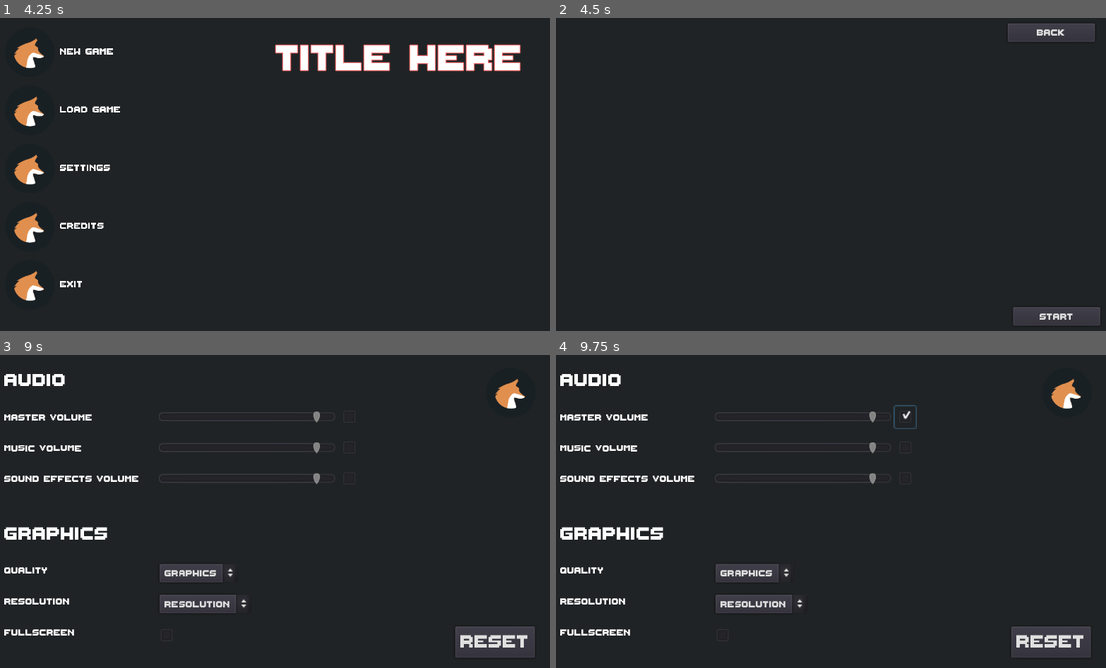
Above: before the commit, frames 1-4 (two rows, left to right).
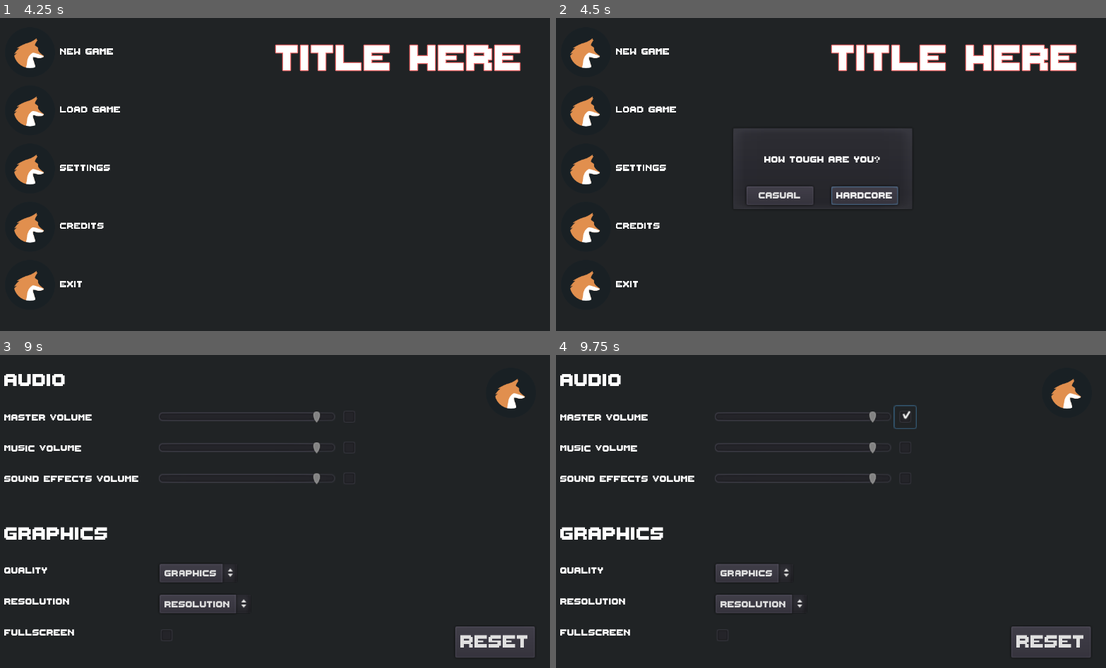
Above: after the commit, the same moments.

Repository: Jonahbui/foxtrot
Game: Godot game, scene res://Scenes/SplashScreen/splash_screen.tscn
The game is run twice, just before and just after one commit, with the same random seed, the same clock (stepped at 60 frames per second) and the same inputs.
Inputs (mouse positions are in pixels of both pictures, inside the frame that each line leads up to):
- Up to frame 1 (4.25 s): tap Enter at 0.5, 2, 3.5 s; hold Up (ui_up) 0.53-1.28 s; tap Space at 1.25, 2.75 s; hold Down (ui_down) 1.28-2.03 s; hold Up (ui_up) 2.03-3.53 s; hold Down (ui_down) from 3.53 s (still down); tap Escape (ui_cancel) at 4.15 s
- Up to frame 2 (4.5 s): release Down (ui_down) at 4.25 s; click "New Game" at 4.25 s
- Up to frame 3 (9 s): click (495, 370) at 5 s, where only the run before the commit has a clickable "Back"; click "New Game" at 5.75 s; click (308, 533) at 6.5 s, where only the run after the commit has a clickable "Hardcore"; click "Back" at 7.25 s; click "Load Game" at 8 s; click "Settings" at 8.75 s
- Up to frame 4 (9.75 s): click (908, 417) at 9.5 s

Frame 1 is identical in both runs. In frame 2, 8.4% of the frame differs, in the area x 2-99%, y 1-99%; in frame 3, less than 0.1%; in frame 4, less than 0.1%.

Commit message:
Added way to select difficulty in main menu. Added exit command to dev console

Diff:
--- a/foxtrot/Scenes/Gameplay/base.gd
+++ b/foxtrot/Scenes/Gameplay/base.gd
@@ -58,12 +58,17 @@
   var parse = cmd.split(" ")
 
   # Organize commands by the number of parameters
-  if(parse.size() == 0):
+  if parse.size() == 0:
     return
-  elif(parse.size() == 1):
-    if(parse[0] == "clear"):
+  elif parse.size() == 1:
+
+    if parse[0] == "clear":
       $UI/DevConsole/Log.text = ""
+    elif parse[0] == "exit":
+      get_tree().quit()
+
   elif(parse.size() == 2):
+
     if(parse[0] == "setlevel"):
       # Note: if leaving in for player, need to sanitize input just in case
       # they load up a scene they should not be allowed to...
--- a/foxtrot/Scenes/MainMenu/main_menu.gd
+++ b/foxtrot/Scenes/MainMenu/main_menu.gd
@@ -2,17 +2,18 @@
 
 # Called when the node enters the scene tree for the first time.
 func _ready():
+  # If the main menu is ever loaded, the game is not being played anymore
+  Globals.isGamePlaying = false
   $Credits/UI.hide()
   $SettingsMenu/UI.hide()
 
 func _on_NewGameButton_pressed():
-  Globals.isGamePlaying = true
-  Globals.isNewGame = true
-  get_tree().change_scene("res://Scenes/CharacterCreation/CharacterCreation.tscn")
-
+  $MainMenu/UI/ModePopup.popup()
 func _on_LoadGameButton_pressed():
   pass # Replace with function body.
 
+# Used to open up the settings. Note: the Settings.tscn is expected to be imported
+# into the main menu scene.
 func _on_SettingsButton_pressed():
   $MainMenu/UI.hide()
   $SettingsMenu/UI.show()
@@ -37,3 +38,16 @@
   $MainMenu/UI.show()
   $SettingsMenu/UI.hide()
   $Credits/UI.hide()
+
+func _on_HardcoreButton_pressed():
+  Globals.isHardcoreMode = true
+  StartNewGame()
+
+func _on_CasualButton_pressed():
+  Globals.isHardcoreMode = false
+  StartNewGame()
+
+func StartNewGame():
+  Globals.isGamePlaying = true
+  Globals.isNewGame = true
+  get_tree().change_scene("res://Scenes/CharacterCreation/CharacterCreation.tscn")
--- a/foxtrot/Scenes/MainMenu/main_menu.tscn
+++ b/foxtrot/Scenes/MainMenu/main_menu.tscn
@@ -6,6 +6,7 @@
 [ext_resource path="res://Scenes/Credits/Credits.tscn" type="PackedScene" id=4]
 [ext_resource path="res://Fonts/ThaleahFat_TTF.ttf" type="DynamicFontData" id=5]
 [ext_resource path="res://Scenes/SettingsMenu/settings_menu.tscn" type="PackedScene" id=6]
+[ext_resource path="res://Fonts/thaelahfat_pure_16x.tres" type="DynamicFont" id=7]
 
 [sub_resource type="DynamicFont" id=1]
 size = 64
@@ -197,6 +198,64 @@
 "_edit_use_anchors_": false
 }
 
+[node name="ModePopup" type="PopupMenu" parent="MainMenu/UI"]
+anchor_left = 0.5
+anchor_top = 0.5
+anchor_right = 0.5
+anchor_bottom = 0.5
+margin_left = -107.24
+margin_top = -54.1422
+margin_right = 101.76
+margin_bottom = 43.8578
+hide_on_state_item_selection = true
+__meta__ = {
+"_edit_use_anchors_": false
+}
+
+[node name="ModeText" type="Label" parent="MainMenu/UI/ModePopup"]
+anchor_right = 1.0
+anchor_bottom = 1.0
+margin_left = 20.0
+margin_top = 20.0
+margin_right = -20.0
+margin_bottom = -40.0
+custom_fonts/font = ExtResource( 7 )
+text = "How tough are you?"
+align = 1
+valign = 1
+__meta__ = {
+"_edit_use_anchors_": false
+}
+
+[node name="HBoxContainer" type="HBoxContainer" parent="MainMenu/UI/ModePopup"]
+anchor_left = 0.05
+anchor_top = 0.7
+anchor_right = 0.95
+anchor_bottom = 0.9
+custom_constants/separation = -172
+alignment = 1
+__meta__ = {
+"_edit_use_anchors_": false
+}
+
+[node name="HardcoreButton" type="Button" parent="MainMenu/UI/ModePopup/HBoxContainer"]
+margin_left = 104.0
+margin_right = 180.0
+margin_bottom = 21.0
+custom_fonts/font = ExtResource( 7 )
+text = "Hardcore"
+
+[node name="CasualButton" type="Button" parent="MainMenu/UI/ModePopup/HBoxContainer"]
+margin_left = 8.0
+margin_right = 84.0
+margin_bottom = 21.0
+rect_min_size = Vector2( 76, 0 )
+custom_fonts/font = ExtResource( 7 )
+text = "Casual"
+__meta__ = {
+"_edit_use_anchors_": false
+}
+
 [node name="Credits" parent="." instance=ExtResource( 4 )]
 
 [node name="UI" parent="Credits" index="0"]
@@ -215,6 +274,8 @@
 [connection signal="pressed" from="MainMenu/UI/ButtonsVbox/SettingsButton" to="." method="_on_SettingsButton_pressed"]
 [connection signal="pressed" from="MainMenu/UI/ButtonsVbox/CreditsButton" to="." method="_on_CreditsButton_pressed"]
 [connection signal="pressed" from="MainMenu/UI/ButtonsVbox/ExitButton" to="." method="_on_ExitButton_pressed"]
+[connection signal="pressed" from="MainMenu/UI/ModePopup/HBoxContainer/HardcoreButton" to="." method="_on_HardcoreButton_pressed"]
+[connection signal="pressed" from="MainMenu/UI/ModePopup/HBoxContainer/CasualButton" to="." method="_on_CasualButton_pressed"]
 [connection signal="pressed" from="Credits/UI/BackButton" to="." method="_on_CreditsBackButton_pressed"]
 [connection signal="pressed" from="SettingsMenu/UI/BackButton" to="." method="_on_SettingsBackButton_pressed"]
 
--- a/foxtrot/Scenes/PauseMenu/pause_menu.gd
+++ b/foxtrot/Scenes/PauseMenu/pause_menu.gd
@@ -25,7 +25,6 @@
 
 func _on_MainMenuButton_pressed():
   Globals.isGamePaused = false
-  Globals.isGamePlaying = false
   get_tree().change_scene("res://Scenes/MainMenu/main_menu.tscn")
 
 func _on_ExitButton_pressed():
--- a/foxtrot/Scripts/globals.gd
+++ b/foxtrot/Scripts/globals.gd
@@ -15,3 +15,4 @@
 var isNewGame     : bool = false
 var isGamePaused  : bool = false
 var isPlayerDead  : bool = false
+var isHardcoreMode: bool = false
Not shown: 1 places in foxtrot/Scenes/MainMenu/main_menu.tscn that only renumber resources
